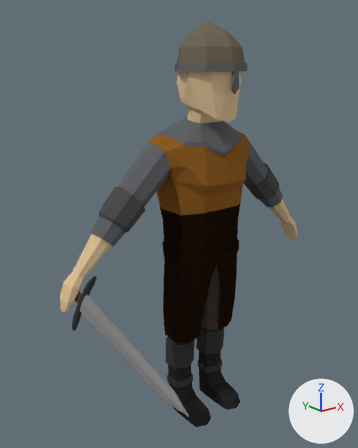
An edit to the Blender file Models/Light_Knight.blend, drawn before and after from the same camera.
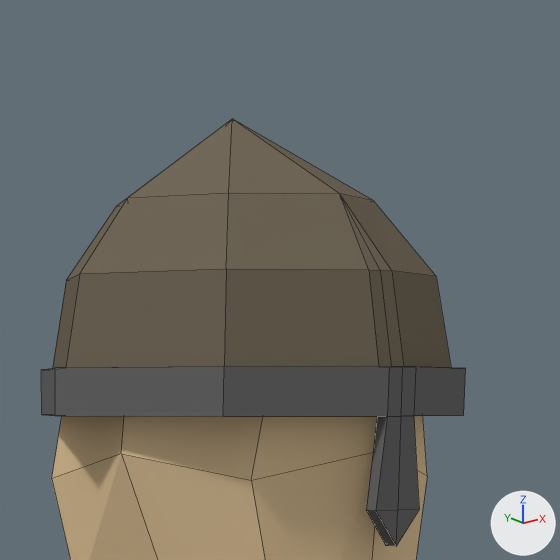
The first picture shows the older version from a camera (50 mm lens) standing at (-1.562, -1.793, 1.757) and looking at (-0.247, -0.15, 1.099). The close-ups show both versions on the part from 47% to 74% of the width and 0% to 21% of the height of that picture; other places that the commit changed are outside them. Arrows for +X, +Y and +Z are at lower right; the lights stay in place. The close-ups show mesh edges as thin lines.

Names of what the first close-up shows: 'LightKnight1'.
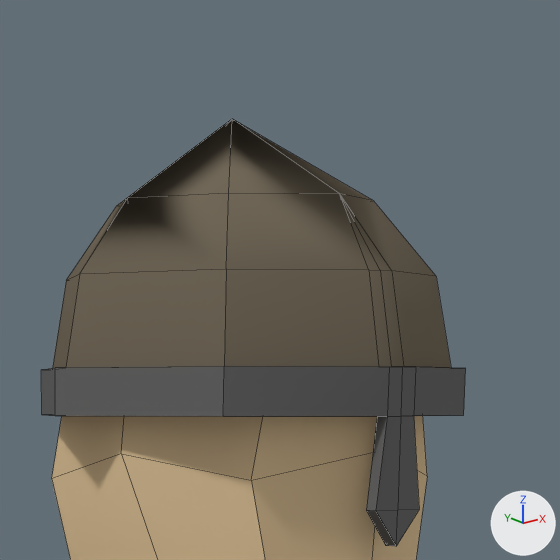
Patch to the scene script:
```diff
--- a/Models/Light_Knight.blend.py
+++ b/Models/Light_Knight.blend.py
@@ me_cube_003 @@
 # used by ob_lightknight1; location = (0.0, 0.0, 0.0)
-me_cube_003.from_pydata(...)  # 1064 vertices, 1127 faces; spans x -0.82..0.76, y -0.91..0.15, z -0.02..1.96
+me_cube_003.from_pydata(...)  # 1108 vertices, 1171 faces; spans x -0.82..0.76, y -0.91..0.15, z -0.02..1.96
+# me_cube_003 part 1: 1105 kept faces spanning x -0.82..0.76, y -0.91..0.15, z -0.02..1.96 are now shaded smooth
 me_cube_003.materials.append(mat_skin)
```

Pixel boxes (x1, y1, x2, y2) of what changed, in the close-ups (560 x 560 px):
part 1 of me_cube_003, shading changed
    both: (89, 119, 386, 560)
